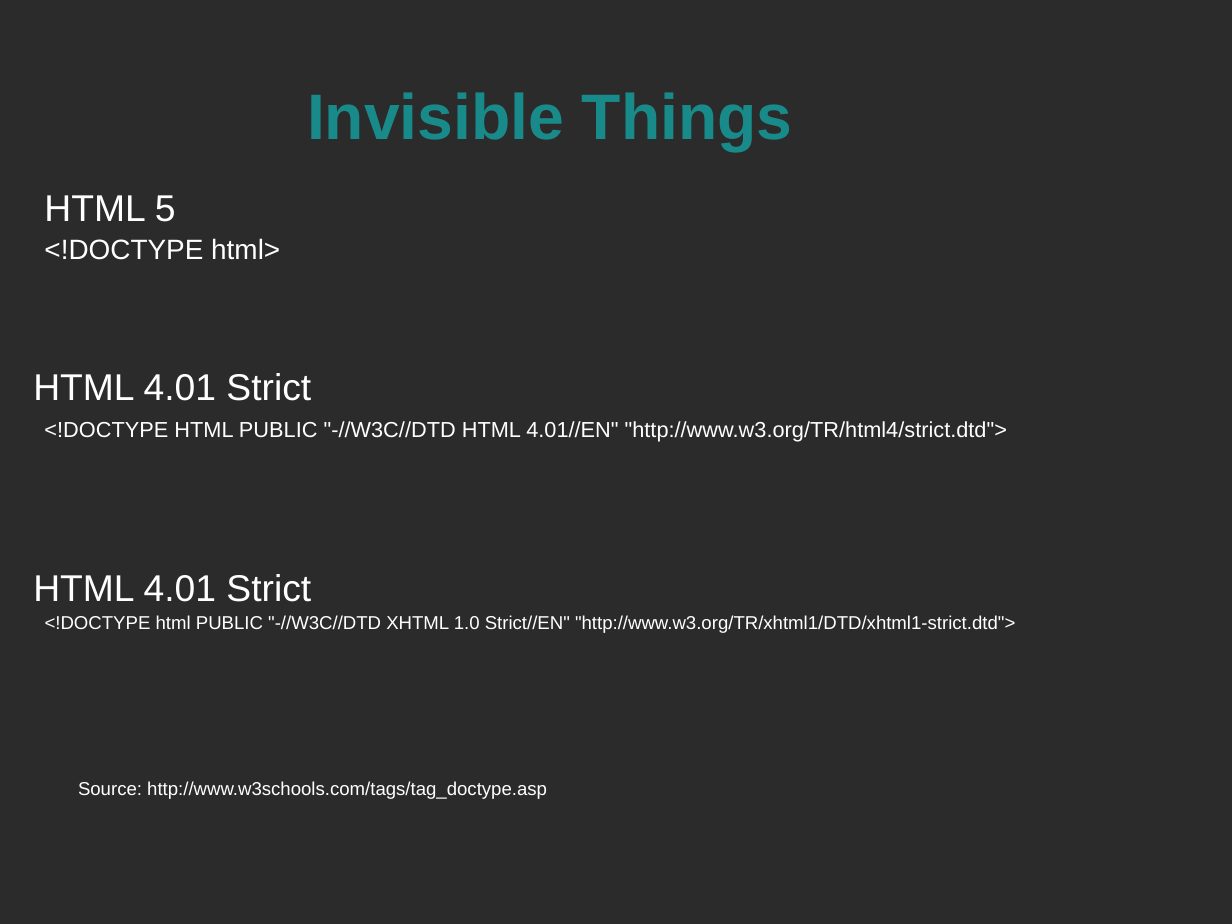
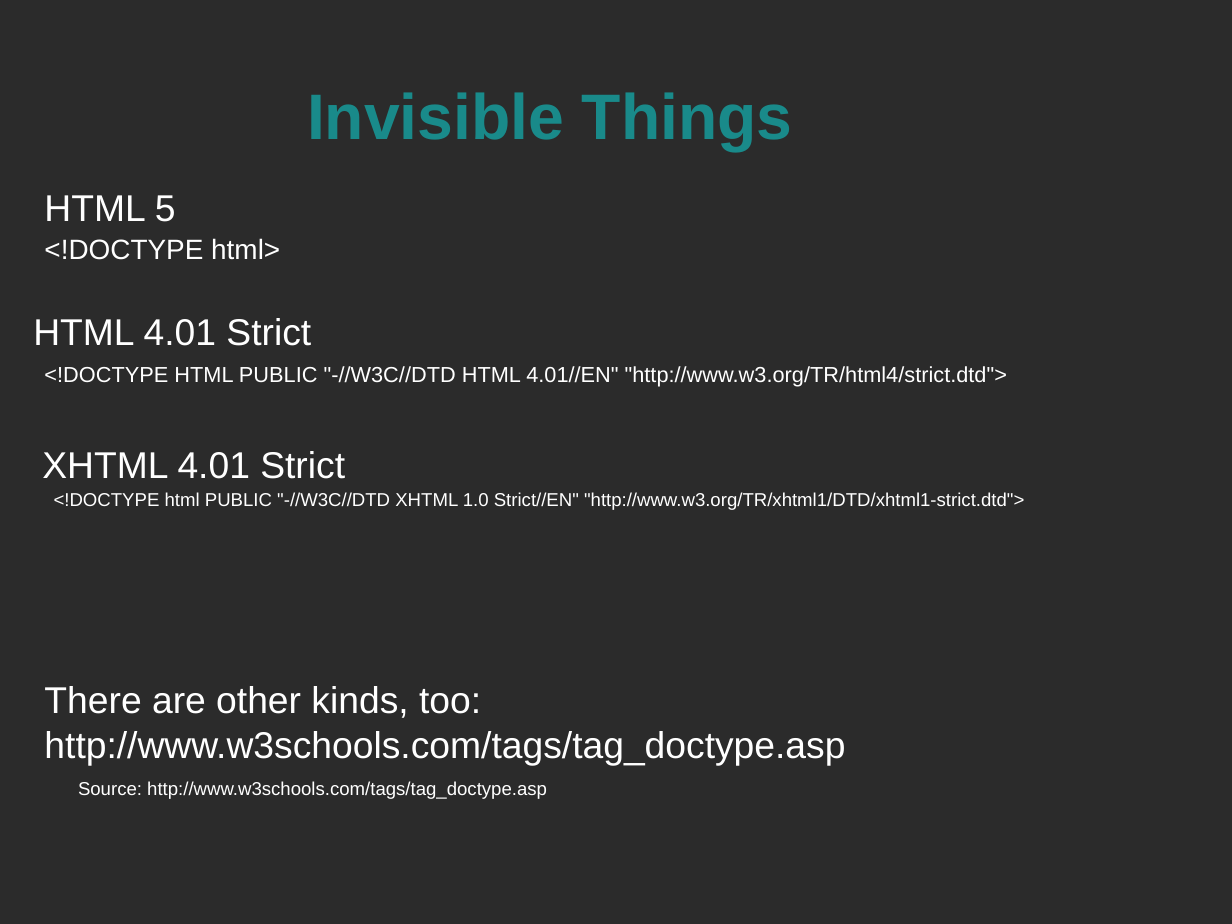
Before and after one commit to spellbindguy/Web-Development, a slide deck: slide 9 of Lectures/03 HTML/HTML.odp (slide 10 before the commit). Drawn at 1232x924 pixels with LibreOffice and Linux fonts; fonts in the diff are those of the drawing; background and template pictures are left out; a plain dark background stands for a picture behind light text. Boxes give left, top, right and bottom in pixels: in the first picture for what was removed or moved away, otherwise in the second. Text is boxed around its words. In the diff, an @@ line names an element or a change of style, - is before the commit and + after.

Commit message:
HTML Lecture slides

```diff
--- a/Lectures/03 HTML/HTML.odp
+++ b/Lectures/03 HTML/HTML.odp
@@ text "HTML 4.01 Strict": place and size @@
-text "HTML 4.01 Strict" at [33,373,311,401]
+text "HTML 4.01 Strict" at [33,318,311,346]
@@ text "<!DOCTYPE HTML PUBLIC "-//W3C//DTD HTML ...": place and size @@
-text "<!DOCTYPE HTML PUBLIC "-//W3C//DTD HTML ..." at [44,421,1007,442]
+text "<!DOCTYPE HTML PUBLIC "-//W3C//DTD HTML ..." at [44,366,1007,387]
@@ text at [42,451,345,479]: text changed @@
-HTML 4.01 Strict
+XHTML 4.01 Strict
@@ text "<!DOCTYPE html PUBLIC "-//W3C//DTD XHTML ...": place and size @@
-text "<!DOCTYPE html PUBLIC "-//W3C//DTD XHTML ..." at [45,615,1015,633]
+text "<!DOCTYPE html PUBLIC "-//W3C//DTD XHTML ..." at [54,492,1024,510]
@@ text added at [44,686,845,765], 24 pt, text #FFFFFF @@
+There are other kinds, too:
+http://www.w3schools.com/tags/tag_doctype.asp
```
Also in this commit, not shown: 4 other slides changed, 21 slides added, 4 slides removed, 1 other file.
